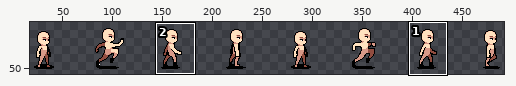
Sprite sheet, stored at public/assets/Characters/Human/Inworld/Move/East/sheet.png. Above: a wide view before the commit, with the close-up outlined.
Close-up. Before:
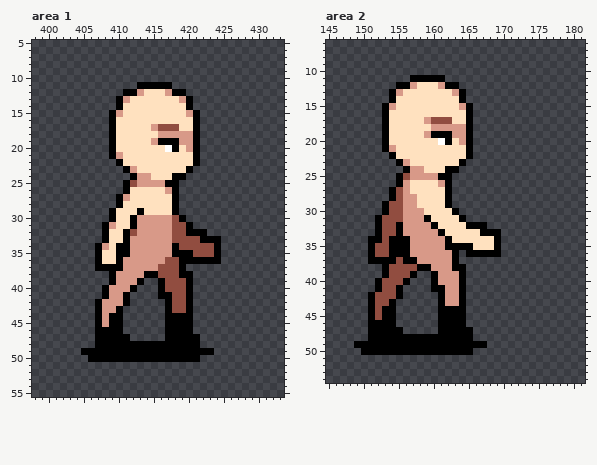
The file is 512x64 pixels. Shown: area 1: x 398..433, y 5..55; area 2: x 145..181, y 6..54. The wide view leaves out empty margins. The commit also changed other parts of the picture, which this record leaves out.
Now the later version:
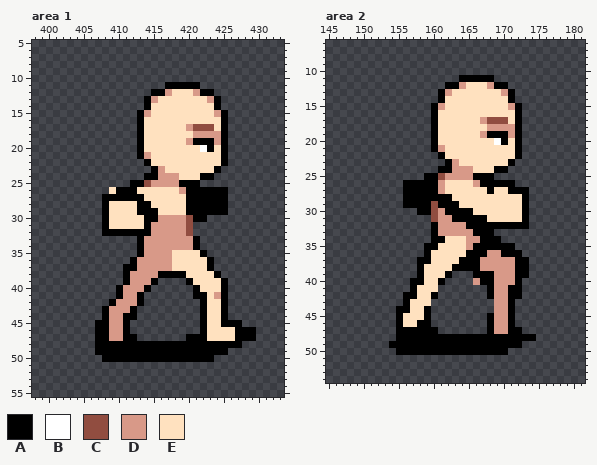
Palette (. is transparent): A #000000  B #ffffff  C #914d40  D #d89988  E #ffe1bf
From old to new:
Area 1:
y 11: x 413..416 AAAA -> ....; x 418..421 .... -> AAAA
y 12: x 411..416 AADEEE -> ....AA; x 418..423 AA.... -> EEEDAA
y 13: x 410..415 ADEEEE -> ....AD; x 419..424 DA.... -> EEEEDA
y 14: x 410..414 AEEEE -> ....A; x 420..424 A.... -> EEEEA
y 15: x 409..414 ADEEEE -> ....AD; x 420..425 DA.... -> EEEEDA
y 16: x 409..413 AEEEE -> ....A; x 421..425 A.... -> EEEEA
y 17: x 409..413 AEEEE -> ....A; x 415..418 DCCC -> EEEE; x 420..425 EA.... -> DCCCEA
y 18: x 409..413 AEEEE -> ....A; x 416..425 DDDDDA.... -> EEEEEDDDDA
y 19: x 409..413 AEEEE -> ....A; x 415..419 DAAAD -> EEEEE; x 422..425 .... -> AADA
y 20: x 409..413 AEEEE -> ....A; x 417..418 BA -> EE; x 420..425 DA.... -> EEBAEA
y 21: x 409..414 ADEEEE -> ....AD; x 421..425 A.... -> EEEEA
y 22: x 410..414 AEEEE -> ....A; x 421..425 A.... -> EEEEA
y 23: x 411..416 ADEEEE -> ....AD; x 420..424 A.... -> EEEEA
y 24: x 412..423 ADDEEEAA.... -> ..AADDDEEEAA
y 25: x 411..414 ACDD -> .AAC; x 417..421 AA... -> DDAAA
y 26: x 409..410 .. -> EA; x 412 E -> A; x 417..425 DA....... -> EEDAAAAAA
y 27: x 408..409 .. -> AA; x 411..413 DEE -> AAA; x 418..425 A....... -> EEAAAAAA
y 28: x 408..410 ..A -> AEE; x 413..414 EE -> AA; x 418..425 A....... -> EEAAAAAA
y 29: x 408..409 .A -> AE; x 414..415 EE -> AA; x 418..425 A....... -> EEAAAAAA
y 30: x 408..409 .A -> AE; x 412..415 ADDD -> EEAA; x 418..422 CA... -> DDCAA
y 31: x 409 D -> E; x 412..414 ADD -> EEA; x 418..420 CCA -> DDC
y 32: x 409..410 EE -> AA; x 412..414 CDD -> AAA; x 418..422 CCAAA -> DDC..
y 33: x 408..413 AEEADD -> .....A; x 418..424 CCCCAAA -> DDDA...
y 34: x 407..413 ADEAADD -> ......A; x 418..424 ACCCCCA -> DDDA...
y 35: x 407..413 AEEAADD -> ......A; x 418..424 AAACCCA -> EEEEA..
y 36: x 407..412 AEEADD -> .....A; x 417..422 CCAAAA -> DEEEEE; x 424 A -> .
y 37: x 407..412 AAAADD -> ....AA; x 416..423 CCCA.... -> DDEEEEEA
y 38: x 409..411 ADD -> ..A; x 414..418 AACCC -> DDAAA; x 420..424 A.... -> EEEEA
y 39: x 409..411 ADD -> ..A; x 413..419 A..ACCC -> DDA....; x 421..425 ..... -> EEEEA
y 40: x 408..410 ADD -> ..A; x 412..414 A.. -> DDA; x 416..425 ACCCA..... -> .....AEEEA
y 41: x 408..413 ADDA.. -> ..ADDA; x 416..425 AACCA..... -> .....AAEDA
y 42: x 407..409 ADD -> ..A; x 411..413 A.. -> DDA; x 417..420 ACCA -> ....; x 422..425 .... -> AEEA
y 43: x 407..408 AD -> .A; x 410..412 A.. -> DDA; x 417..420 ACCA -> ....; x 422..425 .... -> AEEA
y 44: x 407..412 ADAA.. -> .ADDAA; x 417..420 AAAA -> ....; x 422..425 .... -> AEEA
y 45: x 408..411 DAA. -> ADDA; x 417..420 AAAA -> ....; x 422..427 ...... -> AEEAAA
y 46: x 409..411 AA. -> DDA; x 417..420 AAAA -> ....; x 422..429 ........ -> AEEEEAAA
y 47: x 409..410 AA -> DD; x 412 . -> A; x 417..419 AAA -> ...; x 422..429 ........ -> AEEEEAAA
y 48: x 422..427 ...... -> AAAAAA
y 49: x 405..406 AA -> ..; x 424..425 .. -> AA
y 50: x 406..407 AA -> ..; x 422..423 .. -> AA
Area 2:
y 11: x 157..161 AAAAA -> .....; x 164..168 ..... -> AAAAA
y 12: x 155..161 AADEEED -> .......; x 164..170 ....... -> DEEEDAA
y 13: x 154..171 ADEEEEEEEDA....... -> .......ADEEEEEEEDA
y 14: x 154..161 AEEEEEEE -> .......A; x 164..171 A....... -> EEEEEEEA
y 15: x 153..161 ADEEEEEEE -> .......AD; x 164..172 DA....... -> EEEEEEEDA
y 16: x 153..160 AEEEEEEE -> .......A; x 165..172 A....... -> EEEEEEEA
y 17: x 153..162 AEEEEEDCCC -> .......AEE; x 165..172 A....... -> EEDCCCEA
y 18: x 153..172 AEEEEEEDDDDDA....... -> .......AEEEEEEEDDDDA
y 19: x 153..159 AEEEEED -> .......; x 161..172 AADDA....... -> EEEEEEDAAADA
y 20: x 153..162 AEEEEEEEBA -> .......AEE; x 164..172 DA....... -> EEEEEBAEA
y 21: x 153..161 ADEEEEEEE -> .......AD; x 165..172 A....... -> EEEEEEEA
y 22: x 154..161 AEEEEEEE -> .......A; x 165..172 A....... -> EEEEEEEA
y 23: x 155..171 ADEEEEEEEA....... -> .......ADEEEEEEEA
y 24: x 156..161 ADDEEE -> .....A; x 163..170 A....... -> DDDEEEAA
y 25: x 155..168 ACDDDDAA...... -> ....AACDDDDAAA
y 26: x 155..160 ADEEEE -> .AAAAA; x 162..171 A......... -> EEEEDAAAAA
y 27: x 154..173 ACDEEEEEA........... -> ..AAAAADEEEEEEAEEAAA
y 28: x 154..161 ACDDEEEE -> ..AAAAAA; x 163..173 ........... -> EEEEEEEEEEA
y 29: x 153..161 ACCDDEEEE -> ...AAAACA; x 163..173 ........... -> AEEEEEEEEEA
y 30: x 153..162 ACCDDDEEEE -> .....AACDA; x 164..173 .......... -> AAEEEEEEEA
y 31: x 152..163 ACCCDDDAEEEE -> ........CDDA; x 165..173 ......... -> AAAEEEEEA
y 32: x 152..159 ACCADDDD -> ........; x 161..164 EEEE -> DDDD; x 168..173 ...... -> AAAAAA
y 33: x 152..166 ACCADDDDDAEEEEE -> ........ADDDDDA; x 169 A -> .
y 34: x 151..162 AACAAADDDDDA -> .........AAE; x 165..168 EEEE -> DDAA
y 35: x 151..168 ACCAAADDDDDAAAAEEE -> ........AAEEEEDAAA; x 170..171 .. -> AA
y 36: x 151..164 ACCAAADDDDDDA. -> ........AEEEEE; x 168..172 AA... -> DDAAA
y 37: x 151..173 AAAACAADDDDDA.......... -> .......AAEEEEAAADDDDDAA
y 38: x 153..157 ACCCC -> .....; x 159..162 ADDD -> EEEE; x 165..173 ......... -> AADDDDDAA
y 39: x 153..164 ACCCA..ADDDA -> .....AEEEA..; x 166..173 ........ -> AAADDDAA
y 40: x 152..164 ACCCA...ADDDA -> .....AAEEA...; x 166..172 ....... -> DAADDDA
y 41: x 152..155 ACCA -> ....; x 157..164 ...AADDA -> AEEE....; x 168..172 ..... -> ADDAA
y 42: x 151..164 ACCCA.....ADDA -> .....AAEEA....; x 168..172 ..... -> ADDAA
y 43: x 151..154 ACCA -> ....; x 156..159 .... -> AEEE; x 161..164 ADDA -> ....; x 169..171 ... -> DDA
y 44: x 151..159 ACAA..... -> ....AAEEA; x 161..164 AAAA -> ....; x 169..171 ... -> DDA
y 45: x 151..159 ACAA..... -> ....AEEEA; x 161..164 AAAA -> ....; x 168..171 .... -> ADDA
y 46: x 151..159 AAAA..... -> ....AEEAA; x 161..164 AAAA -> ....; x 168..171 .... -> ADDA
y 47: x 151..154 AAAA -> ....; x 156..165 .....AAAAA -> AAAAA.....; x 168..172 ..... -> ADDAA
y 48: x 151..154 AAAA -> ....; x 166..174 ......... -> AAAAAAAAA
y 49: x 149..153 AAAAA -> .....; x 168..172 ..... -> AAAAA
y 50: x 150..154 AAAAA -> .....; x 166..170 ..... -> AAAAA
